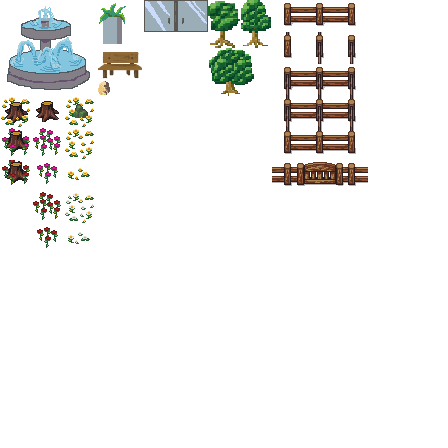
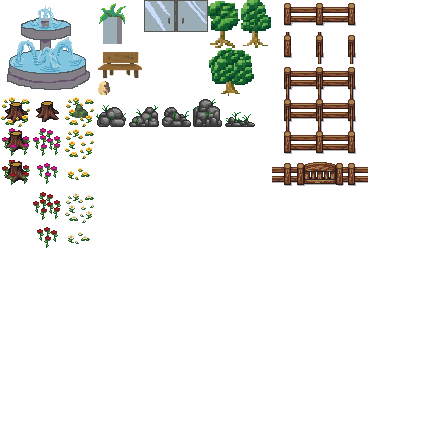
Revision of a layered (448, 448) image; what changed, layer by layer:
added layer "Layer 7" above "Layer 4" over 96, 99, 255, 127
